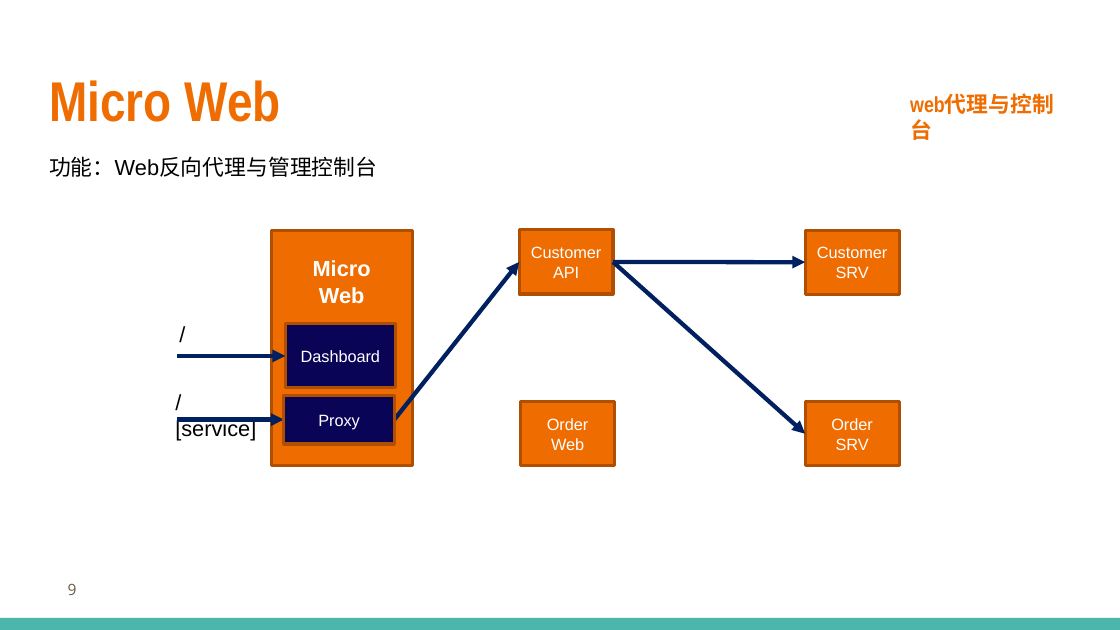
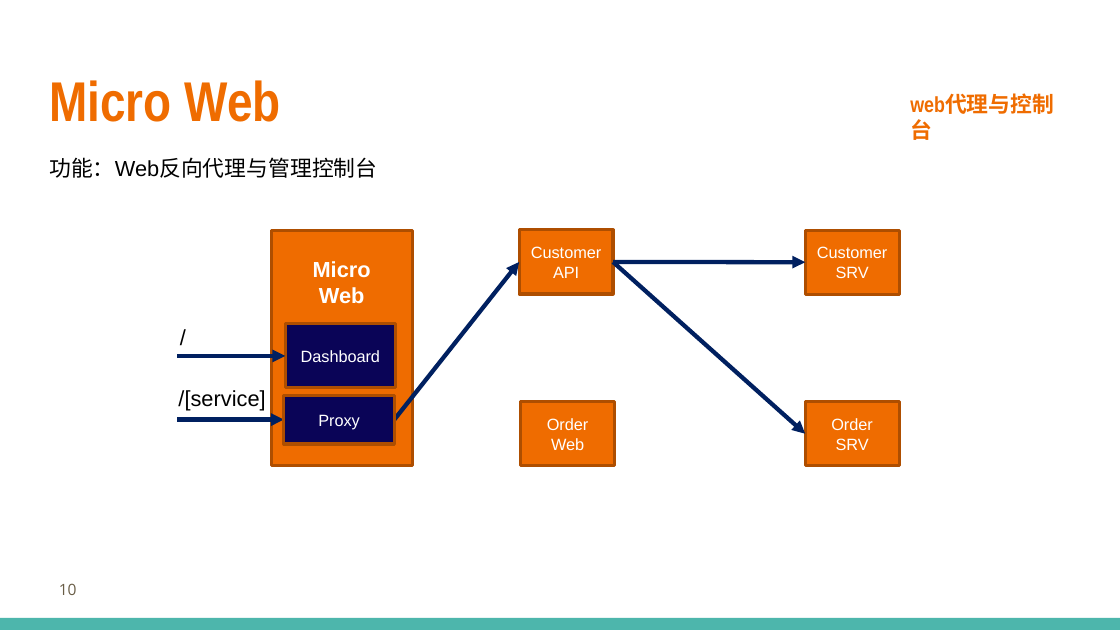
Before and after one commit to printfcoder/stack-rpc-tutorials, a slide deck: slide 10 of others/share/learning-go/【第一期】Go-Micro框架设计.pptx (slide 9 before the commit). Drawn at 1120x630 pixels with LibreOffice and Linux fonts; fonts in the diff are those of the drawing; background and template pictures are left out. Boxes give left, top, right and bottom in pixels: in the first picture for what was removed or moved away, otherwise in the second. Text is boxed around its words. In the diff, an @@ line names an element or a change of style, - is before the commit and + after.

```diff
--- a/others/share/learning-go/【第一期】Go-Micro框架设计.pptx
+++ b/others/share/learning-go/【第一期】Go-Micro框架设计.pptx
@@ rectangle "/": place and size @@
-rectangle "/" at (168, 316, 209, 354)
+rectangle "/" at (169, 318, 241, 356)
@@ text "/[service]" rewrapped from (175, 419, 256, 441) to (178, 390, 265, 410) @@
@@ page number at (59, 583, 77, 595): text changed @@
-9
+10
```
Also in this commit, not shown: 23 other slides changed, 1 slide added, 1 slide removed, 1 other file.
